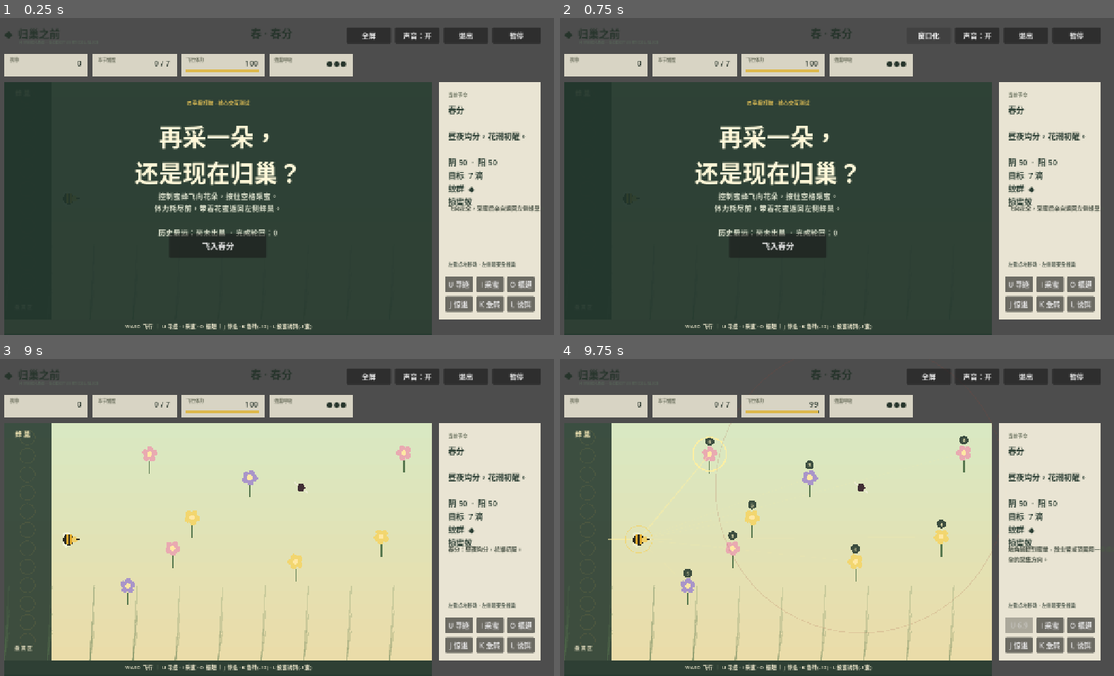
Above: before the commit, frames 1-4 (two rows, left to right).
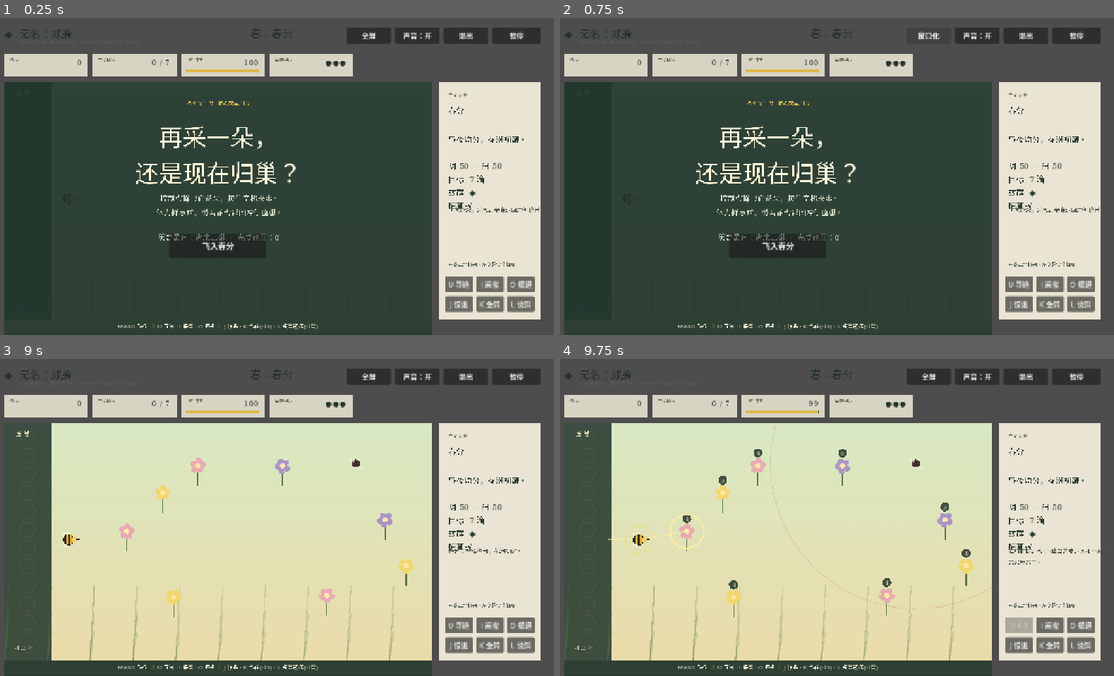
Above: after the commit, the same moments.

Repository: alanthssss/nameless-becoming
Game: Godot game, scene res://main.tscn
Same seed, same stepped clock (60 frames per second), same inputs: the game is played once before the commit and once after it.
Inputs (mouse positions are in pixels of both pictures, inside the frame that each line leads up to):
- Up to frame 1 (0.25 s): no input
- Up to frame 2 (0.75 s): click "全屏" at 0.5 s
- Up to frame 3 (9 s): click "窗口化" at 1.25 s; click "声音：开" at 2 s; click "声音：关" at 2.75 s; click "暂停" at 3.5 s; click "U 寻迹" at 4.25 s; click "I 采蜜" at 5 s; click "O 振翅" at 5.75 s; click "J 惊退" at 6.5 s; click "K 急转" at 7.25 s; click "L 诱饵" at 8 s; click "飞入春分" at 8.75 s
- Up to frame 4 (9.75 s): tap Enter at 9.5 s; move the mouse to (953, 501) at 9.52 s; hold D (move_right) from 9.53 s (still down); tap E (sense) at 9.6 s; click (953, 501) at 9.67 s

The runs differ from the first frame. In frame 1, 4.4% of the frame differs, in the area x 1-98%, y 3-99%; in frame 2, 4.4%; in frame 3, 3.6%; in frame 4, 4.6%.

Commit message:
chore: rename project to 无名：成蜂 / Nameless: Becoming
- IP 正式名落地：归巢之前 · Hivebound Seasons → 无名：成蜂 · Nameless: Becoming
- docs：DESIGN_CONSENSUS 重点5 四季玩法定稿（哲学核查修正版）+ PROJECT_LOG 新增十二节
- godot：project.godot / main.gd 标题 / 导出预设 / 存档类 NamelessSaveManager / 场景节点
- app：page / layout 标题与 iframe title
- scripts/package_macos.sh、README、词汇表、BUILD_MANIFEST 同步
- 顺带收尾遗留的中文字体 ttf 切换（woff2 → ttf，未提交的旧工作区变更）
- GitHub 仓库已更名 alanthssss/nameless-becoming

Diff:
--- a/godot/main.tscn
+++ b/godot/main.tscn
@@ -2,5 +2,5 @@
 
 [ext_resource path="res://scripts/main.gd" type="Script" id="1"]
 
-[node name="Hivebound" type="Node2D"]
+[node name="NamelessBecoming" type="Node2D"]
 script = ExtResource("1")
--- a/godot/project.godot
+++ b/godot/project.godot
@@ -10,7 +10,7 @@
 
 [application]
 
-config/name="归巢之前"
+config/name="无名：成蜂"
 run/main_scene="res://main.tscn"
 config/features=PackedStringArray("4.6")
 
@@ -24,8 +24,8 @@
 
 [gui]
 
-theme/default_font="res://fonts/hivebound_font.woff2"
-theme/fallback_font="res://fonts/hivebound_font.woff2"
+theme/default_font="res://fonts/hivebound_font.ttf"
+theme/fallback_font="res://fonts/hivebound_font.ttf"
 theme/default_font_multichannel_signed_distance_field=false
 
 [input]
--- a/godot/scripts/main.gd
+++ b/godot/scripts/main.gd
@@ -40,7 +40,7 @@
 var flash := 0.0
 var message := "飞向花朵，采蜜后亲自返回左侧蜂巢。"
 var rng := RandomNumberGenerator.new()
-var save_manager := HiveSaveManager.new()
+var save_manager := NamelessSaveManager.new()
 var sound := SoundFeedback.new()
 var paused_from_phase := "playing"
 var persistence_enabled := true
@@ -58,6 +58,7 @@
 var overlay_body: Label
 var overlay_button: Button
 var upgrade_buttons: Array[Button] = []
+var zh_font: Font
 var pause_button: Button
 var fullscreen_button: Button
 var sound_button: Button
@@ -68,6 +69,9 @@
 var energy_feedback_time := 0.0
 
 func _ready() -> void:
+	zh_font = load("res://fonts/hivebound_font.ttf")
+	if zh_font == null:
+		push_warning("无法加载中文字体，将使用回退字体")
 	rng.randomize()
 	ensure_keyboard_controls()
 	save_manager.load_data()
@@ -155,6 +159,8 @@
 	label.text = text
 	label.position = position
 	label.size = size
+	if zh_font != null:
+		label.add_theme_font_override("font", zh_font)
 	label.add_theme_font_size_override("font_size", font_size)
 	label.add_theme_color_override("font_color", color)
 	parent.add_child(label)
@@ -165,8 +171,8 @@
 	ui.name = "Interface"
 	add_child(ui)
 
-	title_label = make_label(ui, "◆  归巢之前", Vector2(34, 17), Vector2(350, 42), 24, Color("26342b"))
-	make_label(ui, "HIVEBOUND · GODOT VERTICAL SLICE", Vector2(67, 48), Vector2(370, 20), 10, Color("566257"))
+	title_label = make_label(ui, "◆  无名：成蜂", Vector2(34, 17), Vector2(350, 42), 24, Color("26342b"))
+	make_label(ui, "NAMELESS: BECOMING · GODOT VERTICAL SLICE", Vector2(67, 48), Vector2(370, 20), 10, Color("566257"))
 	term_label = make_label(ui, "春 · 春分", Vector2(520, 16), Vector2(240, 52), 25, Color("26342b"))
 	term_label.horizontal_alignment = HORIZONTAL_ALIGNMENT_CENTER
 
@@ -262,6 +268,11 @@
 		overlay.add_child(choice)
 		upgrade_buttons.append(choice)
 	make_label(overlay, "四季搜打撤 · 核心交互测试", Vector2(300, 38), Vector2(370, 25), 12, Color("dfbd54")).horizontal_alignment = HORIZONTAL_ALIGNMENT_CENTER
+
+	if zh_font != null:
+		for node in ui.find_children("*", "Button", true):
+			if node is Button:
+				node.add_theme_font_override("font", zh_font)
 
 func make_stat(parent: Node, caption: String, position: Vector2) -> Label:
 	var panel := ColorRect.new()
@@ -935,8 +946,8 @@
 	draw_rect(Rect2(WORLD.position.x, WORLD.position.y, 108, WORLD.size.y), Color("26392f", 0.88))
 	for y in range(178, 664, 42):
 		draw_circle(Vector2(86, y), 17, Color("e5bd4a", 0.08), false, 2)
-	draw_string(ThemeDB.fallback_font, Vector2(58, 176), "蜂 巢", HORIZONTAL_ALIGNMENT_LEFT, -1, 15, Color("fff1bd"))
-	draw_string(ThemeDB.fallback_font, Vector2(57, 661), "撤 离 区", HORIZONTAL_ALIGNMENT_LEFT, -1, 11, Color("d8d4b8"))
+	draw_string(zh_font, Vector2(58, 176), "蜂 巢", HORIZONTAL_ALIGNMENT_LEFT, -1, 15, Color("fff1bd"))
+	draw_string(zh_font, Vector2(57, 661), "撤 离 区", HORIZONTAL_ALIGNMENT_LEFT, -1, 11, Color("d8d4b8"))
 
 	var deep := stage_color(2)
 	for i in 34:
@@ -970,7 +981,7 @@
 			draw_line(bee.position, flower.position, Color("fff0a0", 0.42 if is_best else 0.12), 3.0 if is_best else 1.0)
 			var badge_position: Vector2 = flower.position + Vector2(0, -29)
 			draw_circle(badge_position, 10, Color("26392f", 0.88))
-			draw_string(ThemeDB.fallback_font, badge_position + Vector2(-8, 5), str(flower.nectar), HORIZONTAL_ALIGNMENT_CENTER, 16, 12, Color("fff4bf"))
+			draw_string(zh_font, badge_position + Vector2(-8, 5), str(flower.nectar), HORIZONTAL_ALIGNMENT_CENTER, 16, 12, Color("fff4bf"))
 			if is_best:
 				draw_arc(flower.position, 38, 0, TAU, 32, Color("fff0a0", 0.9), 3)
 		for mosquito in mosquitoes:
@@ -982,7 +993,7 @@
 	if nearby >= 0 and phase == "playing":
 		var flower: Dictionary = flowers[nearby]
 		draw_arc(flower.position, 32 + sin(elapsed * 6.0) * 3, 0, TAU, 28, stage_color(3), 2)
-		draw_string(ThemeDB.fallback_font, flower.position + Vector2(-30, -42), "按住空格采蜜", HORIZONTAL_ALIGNMENT_LEFT, -1, 12, deep)
+		draw_string(zh_font, flower.position + Vector2(-30, -42), "按住空格采蜜", HORIZONTAL_ALIGNMENT_LEFT, -1, 12, deep)
 	if flash > 0:
 		draw_rect(WORLD, Color("fff1b0", flash * 0.25))
 	draw_set_transform(Vector2.ZERO)
@@ -999,7 +1010,7 @@
 	draw_circle(pos, 6, Color(stage_color(3), alpha))
 	if recovery and alive:
 		draw_arc(pos, 24 + sin(elapsed * 4.0) * 2.0, 0, TAU, 24, Color("fff1a8", 0.9), 3)
-		draw_string(ThemeDB.fallback_font, pos + Vector2(-22, 66), "返蜜", HORIZONTAL_ALIGNMENT_CENTER, 44, 11, Color("fff1a8"))
+		draw_string(zh_font, pos + Vector2(-22, 66), "返蜜", HORIZONTAL_ALIGNMENT_CENTER, 44, 11, Color("fff1a8"))
 	if not alive:
 		draw_line(pos + Vector2(-14, 49), pos + Vector2(14, 49), Color(stage_color(2), 0.45), 2)
 
@@ -1031,7 +1042,7 @@
 		draw_rect(Rect2(pos + Vector2(-18, -24), Vector2(36, 5)), Color("332b27", 0.75))
 		draw_rect(Rect2(pos + Vector2(-17, -23), Vector2(34 * ratio, 3)), Color("e9b84f"))
 	if int(ant.get("stolen_honey", 0)) > 0:
-		draw_string(ThemeDB.fallback_font, pos + Vector2(-18, -30), "蜜%d" % int(ant.stolen_honey), HORIZONTAL_ALIGNMENT_CENTER, 36, 11, Color("f4ce67"))
+		draw_string(zh_font, pos + Vector2(-18, -30), "蜜%d" % int(ant.stolen_honey), HORIZONTAL_ALIGNMENT_CENTER, 36, 11, Color("f4ce67"))
 
 func draw_tuning_bloom(pos: Vector2) -> void:
 	var pulse := 28.0 + sin(elapsed * 4.0) * 4.0
--- a/godot/scripts/save_manager.gd
+++ b/godot/scripts/save_manager.gd
@@ -1,7 +1,7 @@
-class_name HiveSaveManager
+class_name NamelessSaveManager
 extends RefCounted
 
-const SAVE_PATH := "user://hivebound.cfg"
+const SAVE_PATH := "user://nameless.cfg"
 
 var best_stage := 0
 var runs_started := 0
Not shown, changed: godot/export_presets.cfg
Binary file added: godot/fonts/hivebound_font.ttf
Not shown, changed: godot/fonts/hivebound_font.ttf.import
Binary file removed: godot/fonts/hivebound_font.woff2
Not shown, changed: README.md
Not shown, changed: app/layout.tsx
Not shown, changed: app/page.tsx
Not shown, changed: docs/BUILD_MANIFEST.md
Not shown, changed: docs/DESIGN_CONSENSUS.md
Not shown, changed: docs/MVP_SPEC.md
Not shown, changed: docs/PLAYTEST.md
Not shown, changed: docs/PROJECT_LOG.md
(and 5 more such lines)
